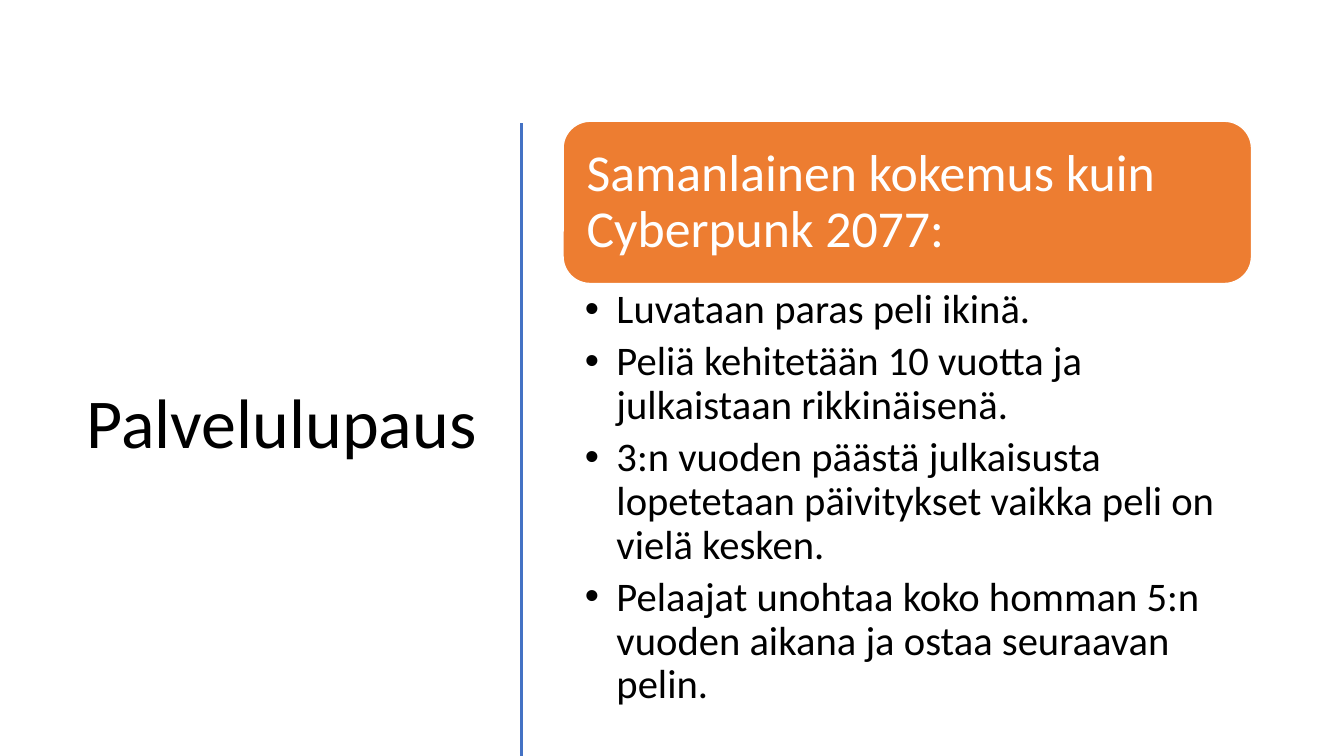
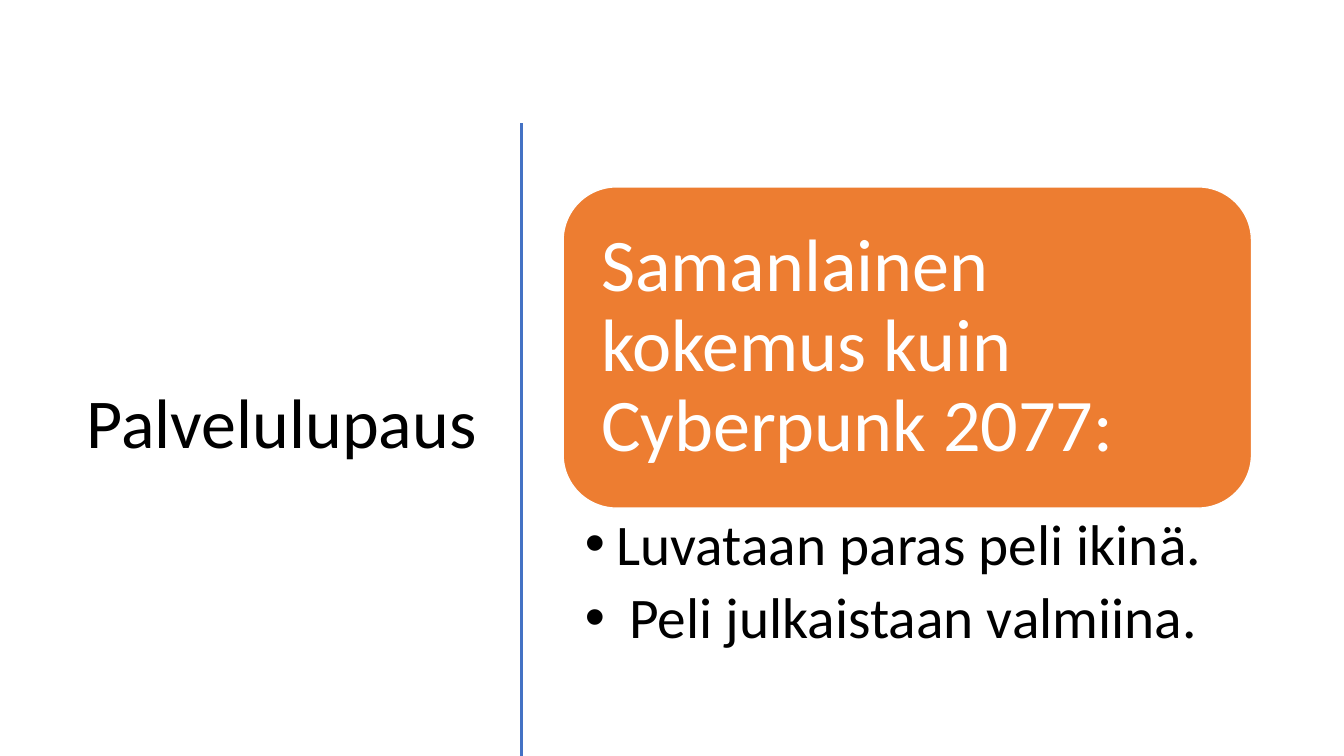
Before and after one commit to NooaKallio/Projekti, a slide deck: slide 9 of Misc/Presentation.pptx. Drawn at 1344x756 pixels with LibreOffice and Linux fonts; fonts in the diff are those of the drawing. Boxes give left, top, right and bottom in pixels: in the first picture for what was removed or moved away, otherwise in the second. Text is boxed around its words. In the diff, an @@ line names an element or a change of style, - is before the commit and + after.

```diff
--- a/Misc/Presentation.pptx
+++ b/Misc/Presentation.pptx
@@ rounded rectangle: place and size @@
-rounded rectangle at box(564, 121, 1252, 283)
+rounded rectangle at box(564, 187, 1252, 508)
@@ text "Samanlainen kokemus kuin Cyberpunk 2077:": place and size @@
-text "Samanlainen kokemus kuin Cyberpunk 2077:" at box(587, 155, 1155, 256)
+text "Samanlainen kokemus kuin Cyberpunk 2077:" at box(601, 239, 1113, 463)
@@ text "Samanlainen kokemus kuin Cyberpunk 2077:" at box(601, 239, 1113, 463): size 37 to 53 pt; more space between paragraphs @@
@@ text removed at box(616, 294, 1214, 705) @@
-  • Luvataan paras peli ikinä.
-  • Peliä kehitetään 10 vuotta ja julkaistaan rikkinäisenä.
-  • 3:n vuoden päästä julkaisusta lopetetaan päivitykset vaikka peli on vielä kesken.
-  • Pelaajat unohtaa koko homman 5:n vuoden aikana ja ostaa seuraavan pelin.
@@ text added at box(616, 525, 1201, 648), 41 pt, text #000000 @@
+  • Luvataan paras peli ikinä.
+  • Peli julkaistaan valmiina.
```
Also in this commit, not shown: 6 other slides changed.
